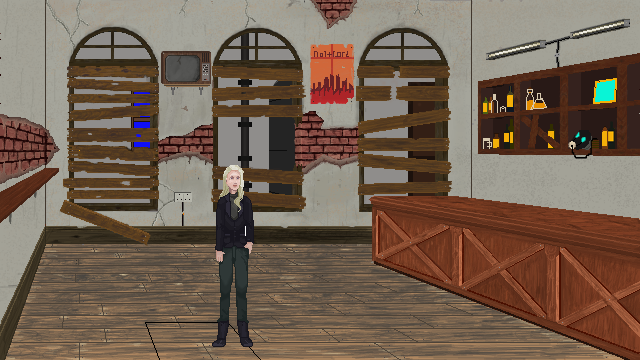
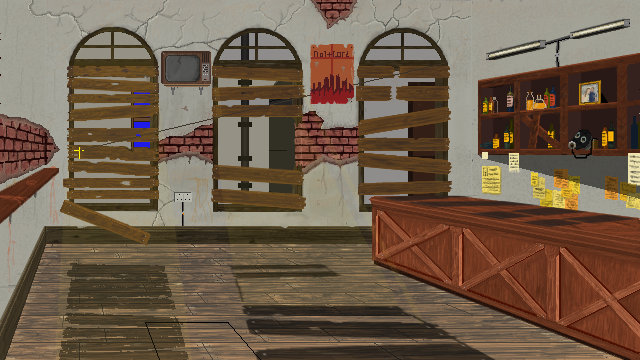
Comparing the layer stacks of the two 640px x 360px images. Changes:
added layer "pencil shadows #1" (7%) above "Pasted Layer #5" over bbox(55, 25, 424, 360)
added layer "Pasted Layer #5" (47%) above "Pasted Layer #4" over bbox(58, 263, 190, 360)
added layer "Pasted Layer #4" above "actor" over bbox(228, 195, 637, 360)
hid "actor" over bbox(212, 165, 254, 347)
painted on "flourescent light" over bbox(471, 21, 640, 163)
painted on "poster" over bbox(310, 41, 357, 104)
showed "vanishing" over bbox(74, 62, 448, 159)
added layer "cupboard notes" in group "Base layer" over bbox(79, 150, 640, 187)
added layer "pencil shadows" (52%) in group "Base layer" over bbox(478, 154, 640, 199)
painted on "Cupboard" over bbox(477, 53, 640, 156)
added layer "stainsehlf" in group "Base layer" over bbox(0, 165, 59, 292)
painted on "shelf/bar" over bbox(0, 168, 640, 360)
added layer "papers and shit" in group "Base layer" over bbox(482, 165, 640, 211)
painted on "boards" over bbox(60, 66, 450, 244)
painted on "Skirting" over bbox(0, 224, 46, 324)
painted on "wall2" over bbox(0, 0, 473, 234)
